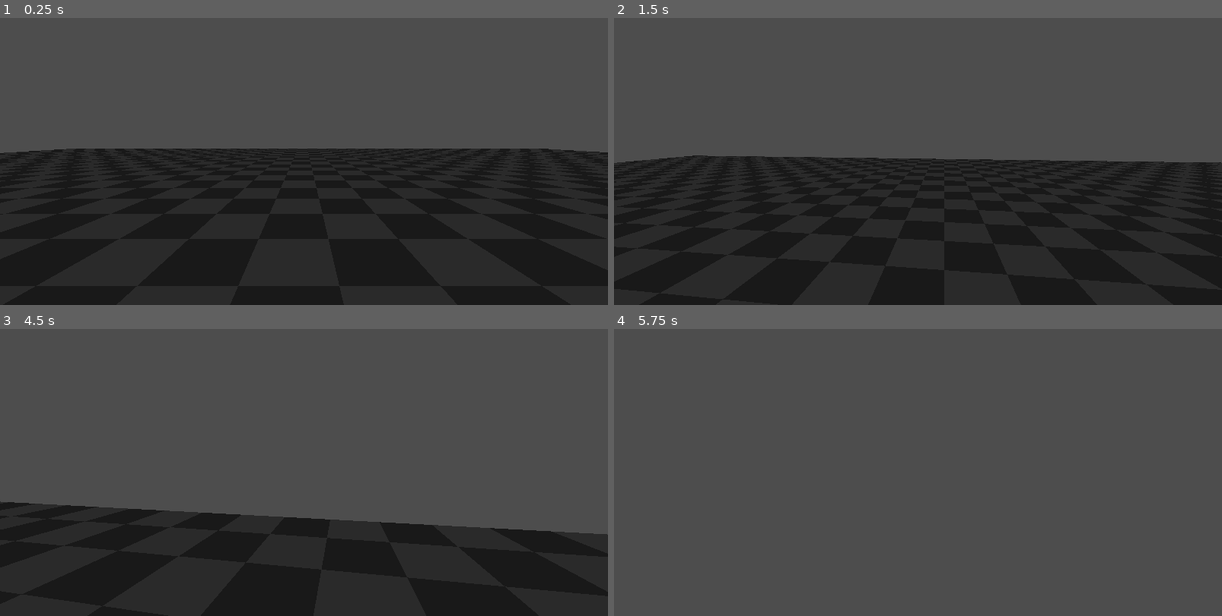
Above: before the commit, frames 1-4 (two rows, left to right).
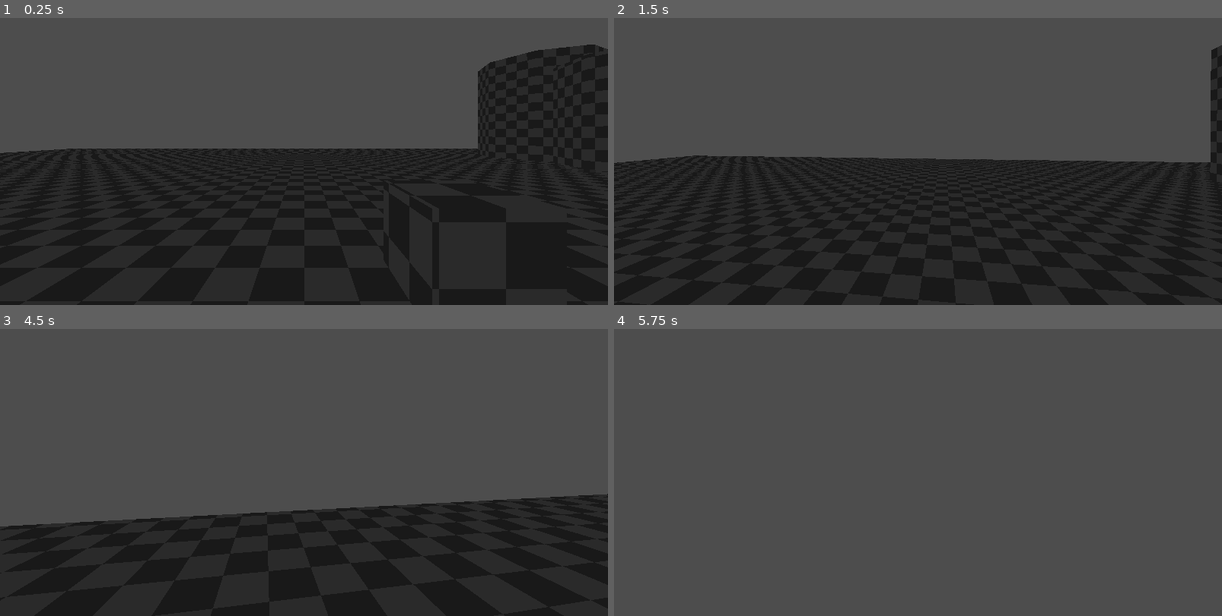
Above: after the commit, the same moments.

Repository: Octoan1/respawn26-colors
Game: Godot game, scene res://Game/main.tscn
Same seed, same stepped clock (60 frames per second), same inputs: the game is played once before the commit and once after it.
Inputs (mouse positions are in pixels of both pictures, inside the frame that each line leads up to):
- Up to frame 1 (0.25 s): no input
- Up to frame 2 (1.5 s): tap Enter at 0.5 s; move the mouse to (948, 132) at 0.52 s; hold W (player_forwards) from 0.53 s (still down); tap Space (player_jump) at 0.77 s; move the mouse to (887, 135) at 1.27 s
- Up to frame 3 (4.5 s): keep holding W (player_forwards); tap Space (player_jump) at 1.52, 3.02, 3.77 s; move the mouse to (316, 440) at 2.02 s; move the mouse to (297, 452) at 2.77 s; move the mouse to (346, 449) at 3.52 s; tap Escape (escape, bound only after the commit) at 4.15 s; move the mouse to (255, 440) at 4.27 s
- Up to frame 4 (5.75 s): keep holding W (player_forwards); tap Space (player_jump) at 4.52 s; move the mouse to (924, 446) at 5.02 s

The runs differ from the first frame. In frame 1, 7.3% of the frame differs, in the area x 78-100%, y 9-47%; in frame 2, 0.7%; in frame 3, 6.0%; in frame 4, nothing differs.

Commit message:
Mouse release key shader shader shader hate

Diff:
--- a/Components/state_machine.gd
+++ b/Components/state_machine.gd
@@ -52,7 +52,7 @@
 		print("State != current_state")
 		return
 
-	var new_state = states.get(new_state_name.to_lower())
+	var new_state: State = states.get(new_state_name.to_lower())
 	if !new_state: # exists check
 		print("!new_state")
 		return
--- a/Entities/Player/player.gd
+++ b/Entities/Player/player.gd
@@ -12,7 +12,17 @@
 	Input.mouse_mode = Input.MOUSE_MODE_CAPTURED
 
 func _unhandled_input(event: InputEvent) -> void:
+	# recapture mouse
+	if event is InputEventMouseButton:
+		Input.mouse_mode = Input.MOUSE_MODE_CAPTURED
+
+	# allow releasing mouse
+	if event.is_action_pressed("escape"):
+		Input.mouse_mode = Input.MOUSE_MODE_VISIBLE
+
 	if event is InputEventMouseMotion:
+		if not Input.mouse_mode == Input.MOUSE_MODE_CAPTURED:
+			return
 		rotate_y(-event.relative.x * mouse_sensitivity)
 		head.rotate_x(-event.relative.y * mouse_sensitivity)
 		head.rotation.x = clamp(head.rotation.x, deg_to_rad(-89), deg_to_rad(89))
--- a/Levels/checkerboard.gdshader
+++ b/Levels/checkerboard.gdshader
@@ -1,21 +1,39 @@
 shader_type spatial;
 
-// Pass local position to the fragment shader
-varying vec3 local_pos;
+// Force a perfect 0.5m square metric grid
+const float SQUARE_SIZE = 0.5;
+
+varying vec3 world_pos;
+varying vec3 world_normal;
 
 void vertex() {
-    // 1. CHANGE: Use raw VERTEX coordinates (Local Space) instead of multiplying by MODEL_MATRIX
-    local_pos = VERTEX;
+    // 1. Capture the true 3D absolute world position of every vertex
+    world_pos = (MODEL_MATRIX * vec4(VERTEX, 1.0)).xyz;
+
+    // 2. Capture the world direction of the faces so the shader knows where the 'top' is
+    world_normal = abs(MODEL_NORMAL_MATRIX * NORMAL);
 }
 
 void fragment() {
-    // 2. CHANGE: Use local_pos instead of world coordinates.
-    // Divide by the desired physical size of the squares (e.g., 0.5 units)
-    vec3 grid = floor(local_pos / 1.0);
+    // Normalize the normal weights so they add up cleanly to 1.0
+    vec3 blend_weights = world_normal / (world_normal.x + world_normal.y + world_normal.z);
 
-    // Calculate the 3D alternating pattern
-    float pattern = mod(grid.x + grid.y + grid.z, 2.0);
+    // Divide the true world position by our 0.5 meter metric constraint
+    vec3 grid = floor(world_pos / SQUARE_SIZE);
 
-    // Mix two colors
+    // 3. Project flat 2D grids independently across the 3 spatial axes
+    float check_x = mod(grid.y + grid.z, 2.0); // Side projection
+    float check_y = mod(grid.x + grid.z, 2.0); // TOP projection (The Cylinder Cap!)
+    float check_z = mod(grid.x + grid.y, 2.0); // Front projection
+
+    // 4. Blend the 3 perspectives perfectly based on face direction
+    float pattern = (check_x * blend_weights.x) +
+                    (check_y * blend_weights.y) +
+                    (check_z * blend_weights.z);
+
+    // 5. Sharpen the edge blend so the checkerboard transition isn't blurry on curved mesh walls
+    pattern = step(0.5, pattern);
+
+    // Apply final colors
     ALBEDO = mix(vec3(0.4), vec3(0.6), pattern);
 }
--- a/Levels/test_level.tscn
+++ b/Levels/test_level.tscn
@@ -12,6 +12,10 @@
 render_priority = 0
 shader = ExtResource("1_ormqy")
 
+[sub_resource type="ShaderMaterial" id="ShaderMaterial_ormqy"]
+render_priority = 0
+shader = ExtResource("1_ormqy")
+
 [node name="TestLevel" type="Node3D" unique_id=866147153]
 transform = Transform3D(1.0000001, 0, 0, 0, 1, 0, 0, 0, 1, 0, 0, 0)
 
@@ -21,11 +25,31 @@
 [node name="Floor" type="CSGBox3D" parent="." unique_id=840066526]
 transform = Transform3D(1, -2.2351742e-08, -2.130866e-06, -7.450581e-09, 0.9999993, -1.4007092e-06, 0, 2.9802322e-08, 1.0000014, 0.34999782, 0.14999814, 0.8000014)
 use_collision = true
-size = Vector3(50, 1, 50)
+size = Vector3(50, 0, 50)
 material = SubResource("ShaderMaterial_3158n")
 
 [node name="CSGCylinder3D" type="CSGCylinder3D" parent="." unique_id=1341001961]
-transform = Transform3D(1, -2.2351742e-08, -2.130866e-06, -7.450581e-09, 0.9999993, -1.4007092e-06, 0, 2.9802322e-08, 1.0000014, 0.34999782, 0.14999814, 0.8000014)
+transform = Transform3D(1, -2.2351742e-08, -2.130866e-06, -7.450581e-09, 0.9999993, -1.4007092e-06, 0, 2.9802322e-08, 1.0000014, 15.349996, 0.14999814, -9.699999)
+use_collision = true
 radius = 3.0
 height = 10.0
 material = SubResource("ShaderMaterial_lqoj1")
+
+[node name="CSGCylinder3D2" type="CSGCylinder3D" parent="." unique_id=29202129]
+transform = Transform3D(1, -2.2351742e-08, -2.130866e-06, -7.450581e-09, 0.9999993, -1.4007092e-06, 0, 2.9802322e-08, 1.0000014, 15.349996, -2.5500019, -5.099999)
+use_collision = true
+radius = 3.0
+height = 10.0
+material = SubResource("ShaderMaterial_lqoj1")
+
+[node name="CSGCylinder3D3" type="CSGCylinder3D" parent="." unique_id=893002519]
+transform = Transform3D(1, -2.2351742e-08, -2.130866e-06, -7.450581e-09, 0.9999993, -1.4007092e-06, 0, 2.9802322e-08, 1.0000014, 15.349996, 1.4499981, -14.799999)
+use_collision = true
+radius = 3.0
+height = 10.0
+material = SubResource("ShaderMaterial_lqoj1")
+
+[node name="CSGBox3D" type="CSGBox3D" parent="." unique_id=1389694213]
+transform = Transform3D(1, 0, 0, 0, 1, 0, 0, 0, 1, 1.4500002, 0.6, -2.15)
+use_collision = true
+material = SubResource("ShaderMaterial_ormqy")
--- a/project.godot
+++ b/project.godot
@@ -14,6 +14,10 @@
 run/main_scene="uid://c8mcfocbl178j"
 config/features=PackedStringArray("4.7", "Forward Plus")
 config/icon="res://icon.svg"
+
+[debug]
+
+gdscript/warnings/untyped_declaration=1
 
 [file_customization]
 
@@ -59,6 +63,11 @@
 "events": [Object(InputEventKey,"resource_local_to_scene":false,"resource_name":"","device":-1,"window_id":0,"alt_press …(195 unchanged characters)…
 ]
 }
+escape={
+"deadzone": 0.2,
+"events": [Object(InputEventKey,"resource_local_to_scene":false,"resource_name":"","device":-1,"window_id":0,"alt_pressed":false,"shift_pressed":false,"ctrl_pressed":false,"meta_pressed":false,"pressed":false,"keycode":0,"physical_keycode":4194305,"key_label":0,"unicode":0,"location":0,"echo":false,"script":null)
+]
+}
 
 [physics]
 
